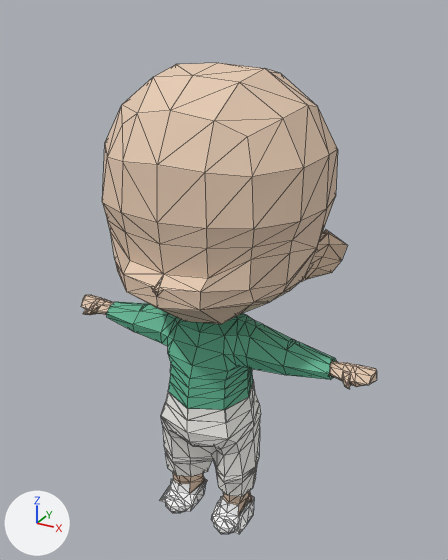
One commit to the glTF model assets/personagem/atleta.glb: the scene before it, then after it.
Camera for both pictures: a 50 mm lens placed at (1.02, -1.745, 1.911), pointed at (0.0, 0.109, 0.984). The lights are fixed; the arrows at lower left show +X, +Y and +Z. The older version comes first. Mesh edges are drawn as thin lines.

The first picture shows 'camisa', 'corpo', 'short', 'tenis'.
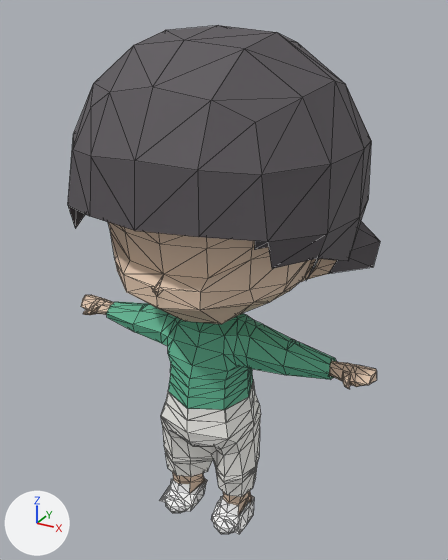
Location of each change, [x1, y1, x2, y2] in pixels of the pictures (448 x 560 px):
'cabelo_volume', added: after [68, 25, 380, 274]
'cabelo_curto', added (mostly hidden): after [254, 241, 319, 279]
'corpo', unchanged, covered by the edit: before [81, 63, 377, 516]; after [81, 222, 377, 516]

The change, as a list of edits to the scene's bpy script:
```text
Add mat_cabelo_volume:
    mat_cabelo_volume = principled_material('cabelo_volume')
    mat_cabelo_volume.base_color = (0.1, 0.09, 0.1)  # dark grey #595559
    mat_cabelo_volume.roughness = 0.7
Add mat_cabelo_curto:
    mat_cabelo_curto = principled_material('cabelo_curto')
    mat_cabelo_curto.base_color = (0.1, 0.09, 0.1)  # dark grey #595559
    mat_cabelo_curto.roughness = 0.7
Add me_cabelo_volume:
    me_cabelo_volume.from_pydata(...)  # 118 vertices, 194 faces; spans x -0.534..0.534, y -0.411..0.571, z 1.062..1.86
    me_cabelo_volume.materials.append(mat_cabelo_volume)  # dark grey #595559
Add me_cabelo_curto:
    me_cabelo_curto.from_pydata(...)  # 143 vertices, 238 faces; spans x -0.44..0.44, y -0.314..0.473, z 1.054..1.762
    me_cabelo_curto.materials.append(mat_cabelo_curto)  # dark grey #595559
Add ob_cabelo_volume:
    ob_cabelo_volume = bpy.data.objects.new('cabelo_volume', me_cabelo_volume)
    ob_cabelo_volume.location = (0.0, 0.0, 0.0)
Add ob_cabelo_curto:
    ob_cabelo_curto = bpy.data.objects.new('cabelo_curto', me_cabelo_curto)
    ob_cabelo_curto.location = (0.0, 0.0, 0.0)
```
